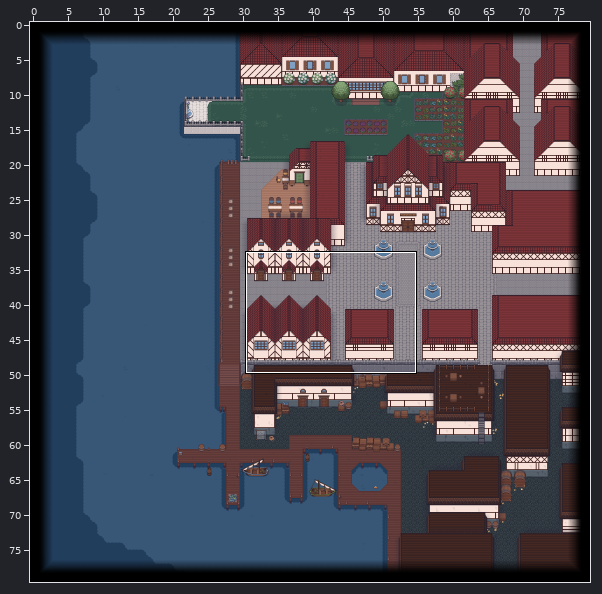
A Tiled map (JSON) gets an edit: office.tmj. The first picture is a wide view before the edit; the outline marks the close-up.
Close-up. As it was:
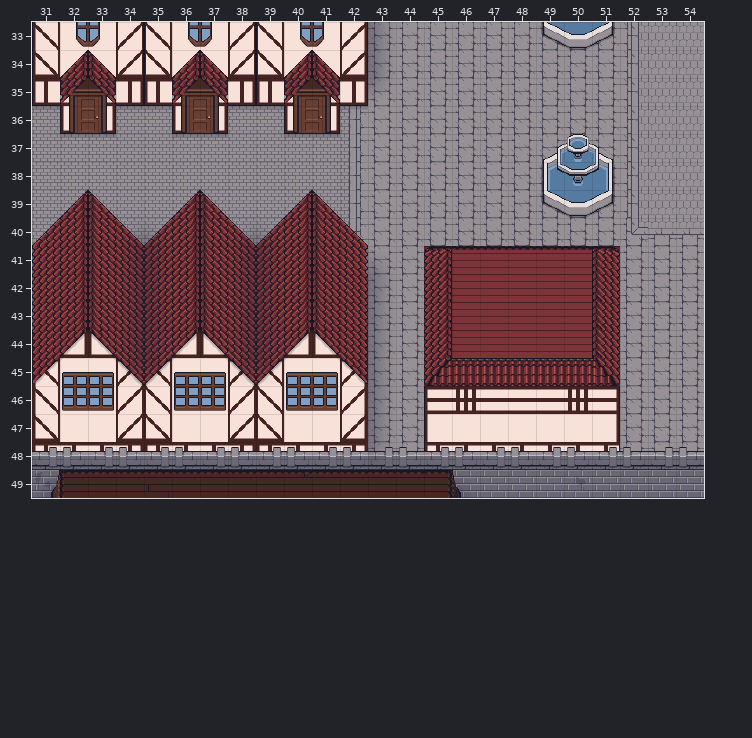
Cells are 32x32 px. Shown: x 31..54, y 33..49. The commit also changed other parts of the map, which this record leaves out.
The result:
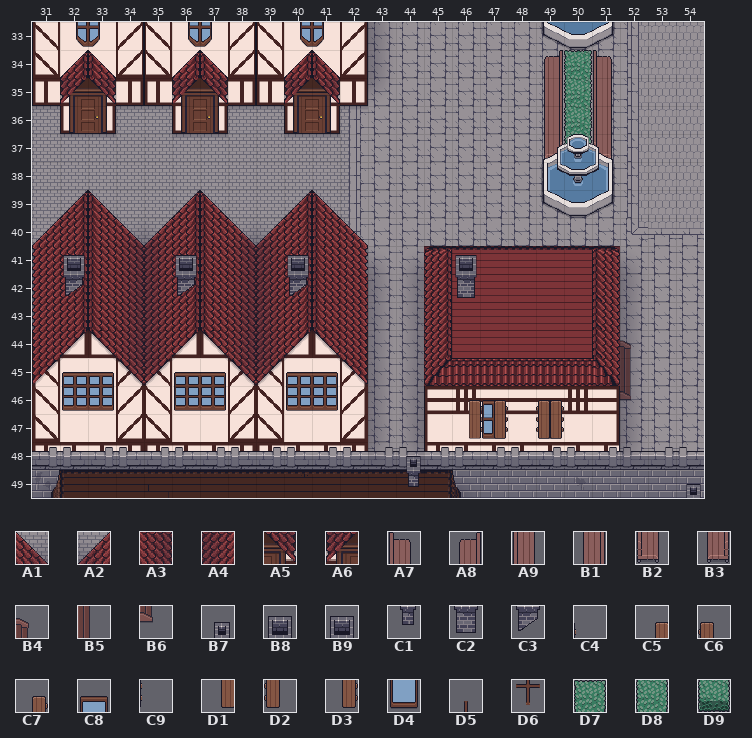
Key: from "Shadows": A1 527, A2 529, A3 547, A4 549, A5 567, A6 569; from "ShipsLandingTilesheet": A7 10390, A8 10392, A9 10518, B1 10520, B2 10646, B3 10648, B4 10881, B5 11009, B6 11137, B7 11782, B8 11784, B9 11785 flipped left-right, C1 11910, C2 11912, C3 11913 flipped left-right, C4 13328 flipped left-right, C5 13329 flipped left-right, C6 13332, C7 13332 flipped left-right, C8 13441, C9 13456 flipped left-right, D1 13457 flipped left-right, D2 13460, D3 13460 flipped left-right, D4 13569, D5 13760, D6 13888, D7 16004, D8 16132, D9 16260.
__ is an empty cell, .. an unchanged one.
Tiles of an added or newly shown layer are drawn over the layers below it.
See-through tiles are keyed as they look on the map.
Change:
--- layer "Buildings/Windows1"
@@ x 47..49 @@
-46 __ .. __
-47 __ .. __
+46 C8 .. C8
+47 D4 .. D4
--- layer "Buildings/Windows2"
@@ x 47..49 @@
-46 __ .. __
-47 __ .. __
+46 D5 .. D5
+47 D6 .. D6
--- layer "Buildings/WindowsDeco"
@@ x 46..49 @@
-46 __ __ .. __
-47 __ __ .. __
+46 C5 C4 .. C6
+47 D1 C9 .. D2
--- layer "Buildings/WindowsDeco2" (added)
@@ x 47..49 @@
-46 __ .. __
-47 __ .. __
+46 C7 .. C7
+47 D3 .. D3
--- layer "Deco/Fountainview/Fountainview2" (added)
@@ x 49..51 @@
-34 __ __ __
-35 __ __ __
-36 __ __ __
-37 __ __ __
+34 A8 D7 A7
+35 B1 D8 A9
+36 B1 D8 A9
+37 B3 D9 B2
@@ x 52..52 @@
-44 __
-45 __
-46 __
+44 B4
+45 B5
+46 B6
--- layer "Roofs/RoofDeco" (added)
@@ x 32..46 @@
-41 __ .. .. .. __ .. .. .. __ .. .. .. .. .. __
-42 __ .. .. .. __ .. .. .. __ .. .. .. .. .. __
+41 B9 .. .. .. B9 .. .. .. B9 .. .. .. .. .. B8
+42 C3 .. .. .. C3 .. .. .. C3 .. .. .. .. .. C2
@@ x 44..54 @@
-48 __ .. .. .. .. .. .. .. .. .. ..
-49 __ .. .. .. .. .. .. .. .. .. __
+48 B7 .. .. .. .. .. .. .. .. .. ..
+49 C1 .. .. .. .. .. .. .. .. .. B7
--- layer "BuildingShadow"
@@ x 44..52 @@
-41 __ .. .. .. .. .. .. .. __
-42 __ .. .. .. .. .. .. .. __
-43 __ .. .. .. .. .. .. .. __
-44 __ .. .. .. .. .. .. .. __
-45 __ .. .. .. .. .. .. .. __
-46 __ .. .. .. .. .. .. .. __
-47 __ .. .. .. .. .. .. .. __
-48 __ .. .. .. .. .. .. .. __
+41 A1 .. .. .. .. .. .. .. A2
+42 A3 .. .. .. .. .. .. .. A4
+43 A3 .. .. .. .. .. .. .. A4
+44 A3 .. .. .. .. .. .. .. A4
+45 A3 .. .. .. .. .. .. .. A4
+46 A3 .. .. .. .. .. .. .. A4
+47 A3 .. .. .. .. .. .. .. A4
+48 A5 .. .. .. .. .. .. .. A6
